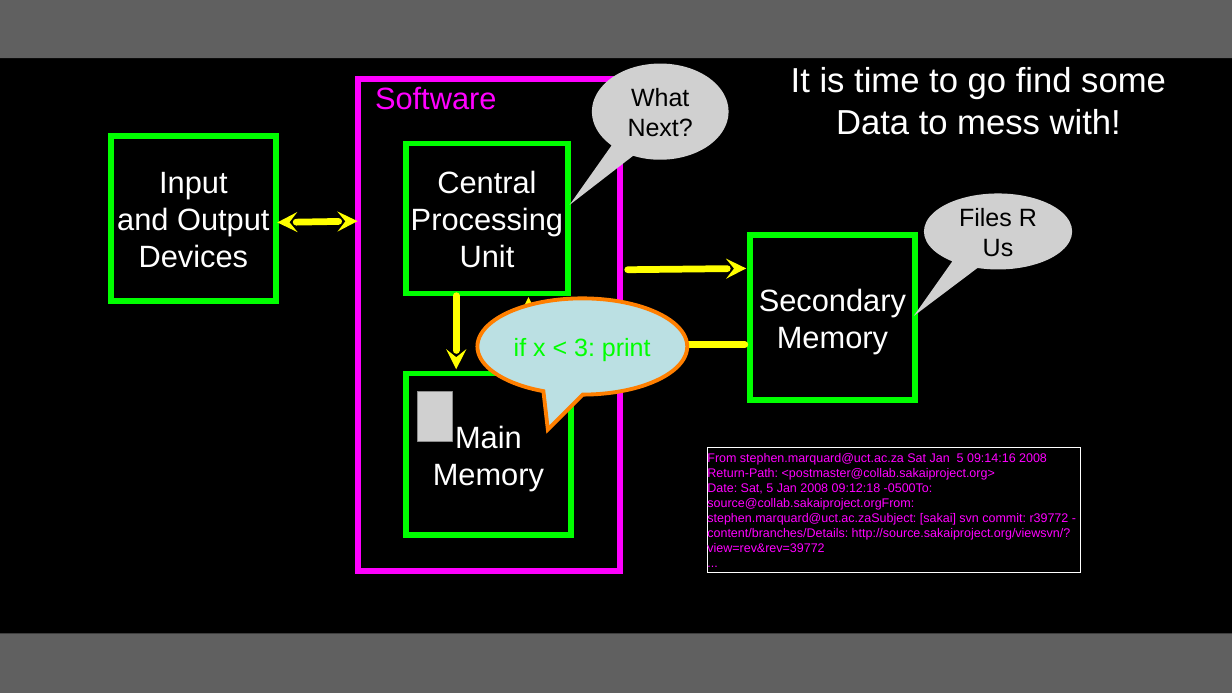
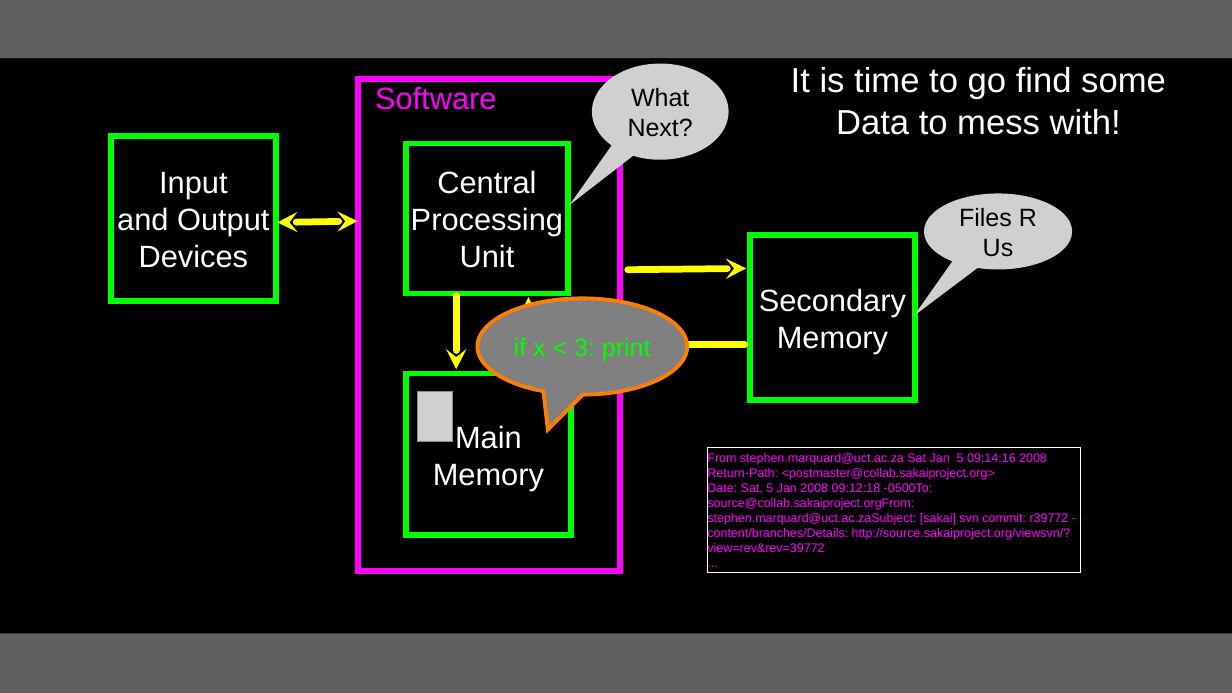
Before and after one commit to csev/py4e, a slide deck: slide 2 of lectures3/Pythonlearn-07-Files.pptx. Drawn at 1232x693 pixels with LibreOffice and Linux fonts; fonts in the diff are those of the drawing; grey boxes stand for pictures. Boxes give left, top, right and bottom in pixels: in the first picture for what was removed or moved away, otherwise in the second. Text is boxed around its words. In the diff, an @@ line names an element or a change of style, - is before the commit and + after.

```diff
--- a/lectures3/Pythonlearn-07-Files.pptx
+++ b/lectures3/Pythonlearn-07-Files.pptx
@@ speech bubble "if x < 3: print" at bbox=[477, 299, 687, 395]: fill #BBE0E3 to #808080 @@
```
Also in this commit, not shown: 20 other slides changed.
